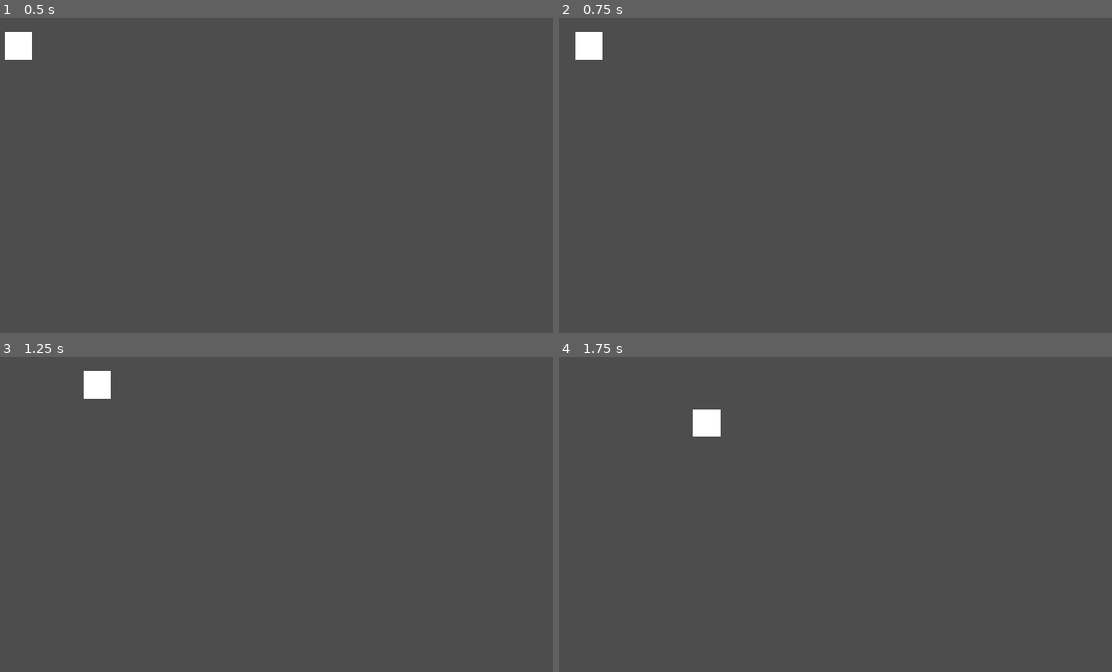
Above: before the commit, frames 1-4 (two rows, left to right).
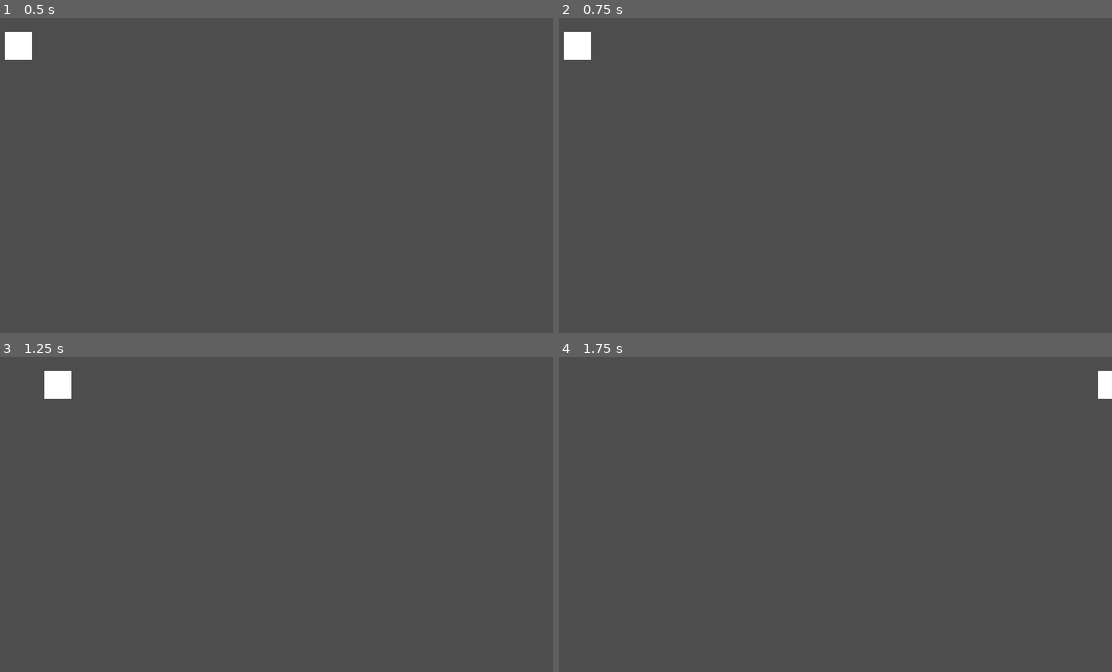
Above: after the commit, the same moments.

Repository: jonahh2160/275-group-five
Game: Godot game, scene res://player.tscn
Two runs of this game, one before a commit and one after it. Both use one fixed random seed, a clock stepped at 60 frames per second and the inputs below.
Inputs:
- Up to frame 1 (0.5 s): no input
- Up to frame 2 (0.75 s): tap Enter at 0.5 s; hold D (move_right) from 0.53 s (still down); hold Shift (dodge) from 0.53 s (still down)
- Up to frame 3 (1.25 s): keep holding D (move_right); keep holding Shift (dodge)
- Up to frame 4 (1.75 s): release D (move_right) at 1.28 s; release Shift (dodge) at 1.28 s; hold S (move_down) from 1.28 s (still down); tap Shift (dodge) at 1.35 s

Frame 1 is identical in both runs. In frame 2, 0.4% of the frame differs, in the area x 0-8%, y 4-14%; in frame 3, 0.9%, in the area x 8-21%, y 4-14%; in frame 4, 0.7%.

Commit message:
Completed dash

Diff:
--- a/player.gd
+++ b/player.gd
@@ -10,7 +10,11 @@
 var dir = Vector2.ZERO
 var state = 0
 var i_frames = 0
+var phase = 0
+var timer = 0
 var screen_size
+var dash_angle
+var dashing
 
 # Called when the node enters the scene tree for the first time.
 func _ready():
@@ -19,9 +23,14 @@
 
 # Called every frame. 'delta' is the elapsed time since the previous frame.
 func _process(delta):
+	dir = get_dir()
+
+	if (Input.is_action_pressed("dodge")):
+		state = 1
+
 	match state:
 		0:
-			movement(delta)
+			free_state(delta)
 		1:
 			dodge(delta)
 
@@ -33,9 +42,7 @@
 	dir.y = int(Input.is_action_pressed("move_down")) - int(Input.is_action_pressed("move_up"))
 	return dir.normalized()
 
-func movement(delta):
-	dir = get_dir()
-
+func free_state(delta):
 	if dir == Vector2.ZERO:
 		if velocity.length() > (decel * delta):
 			velocity -= velocity.normalized() * (decel * delta)
@@ -46,7 +53,35 @@
 		velocity = velocity.limit_length(max_vel)
 
 func dodge(delta):
-	pass
+
+	match phase:
+		0:
+			dash_angle = dir * 5
+			dashing = false
+			timer = 30
+			phase = 1
+		1:
+			if timer > 0:
+				timer -= 1
+			else:
+				phase = 2
+		2:
+			i_frames = 60
+			timer = 60
+			dashing = true
+			phase = 3
+		3:
+			if timer > 0:
+				timer -= 1
+			else:
+				phase = 4
+		4:
+			state = 0
+			phase = 0
+
+	if dashing:
+		velocity += (dash_angle * accel * delta)
+
 
 func _on_body_entered(body):
 	if i_frames == 0:
